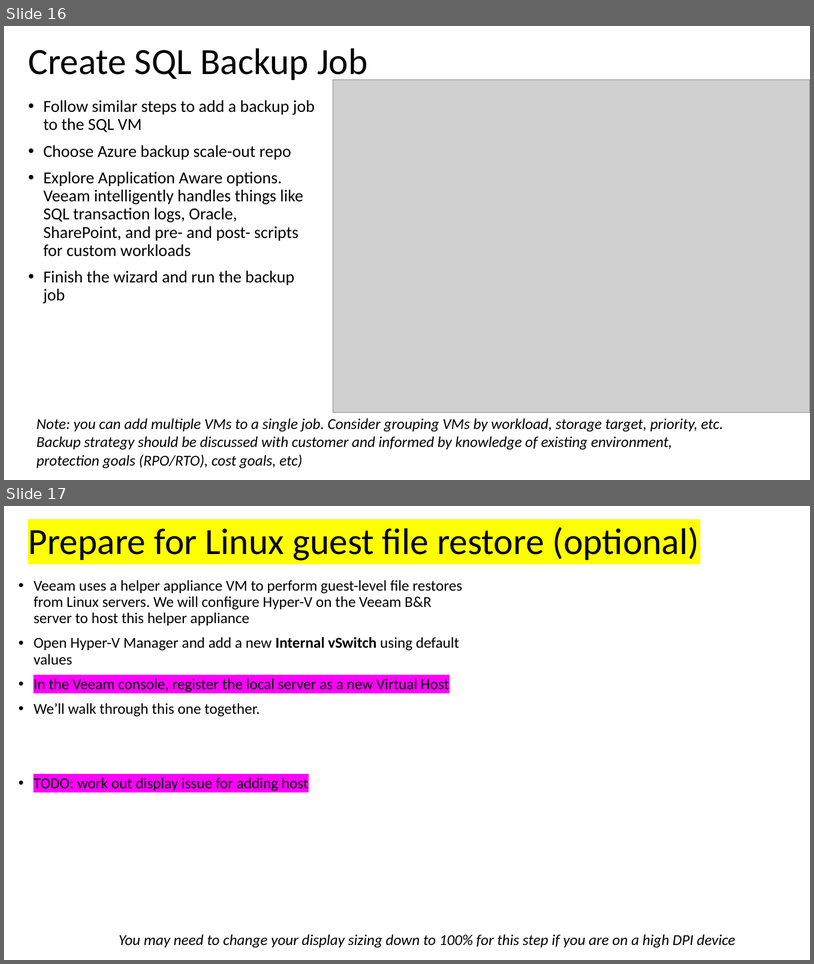
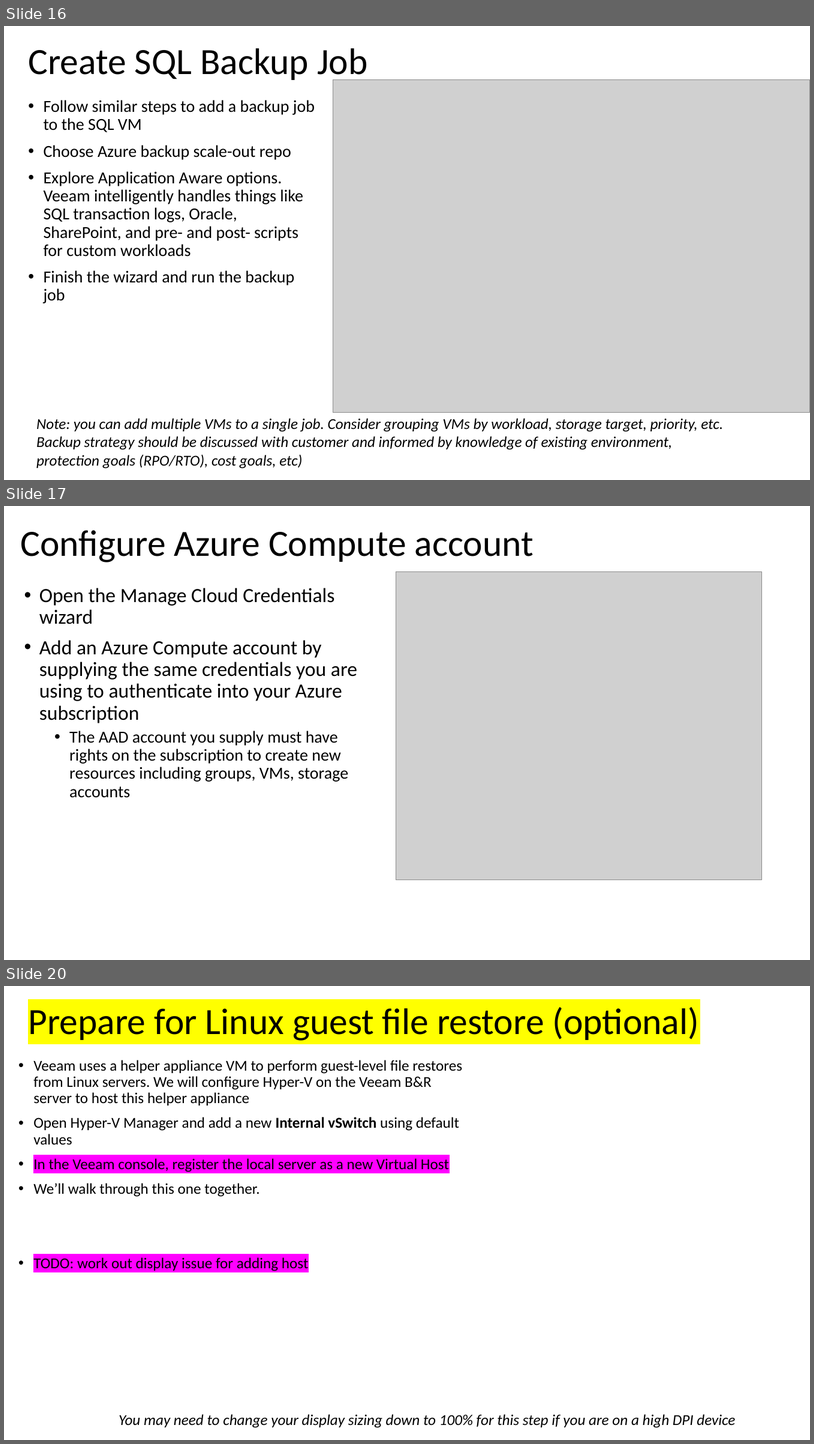
Before and after one commit to dkirby-ms/VeeamOnAzureLab, a slide deck: Veeam Lab Guide.pptx. Shown one above the other, each under a label of ours: slides 16 and 17 before the commit, slides 16, 17 and 20 after it; the slides between them are not shown. The pictures are 814x964 and 814x1444 pixels, drawn with LibreOffice and Linux fonts; fonts in the diff are those of the drawing; grey boxes stand for pictures. Boxes give left, top, right and bottom in pixels: in the first picture for what was removed or moved away, otherwise in the second. Text is boxed around its words. In the diff, an @@ line names an element or a change of style, - is before the commit and + after.

```diff
--- a/Veeam Lab Guide.pptx
+++ b/Veeam Lab Guide.pptx
@@ slide 17 added at bbox=[4, 506, 810, 960], background #FFFFFF @@
@@ title added at bbox=[20, 530, 534, 562], 44 pt, text #000000 @@
+Configure Azure Compute account
@@ picture added at bbox=[396, 572, 762, 880] @@
@@ text added at bbox=[39, 588, 357, 798], 24 pt, text #000000 @@
+• Open the Manage Cloud Credentials wizard
+• Add an Azure Compute account by supplying the same credentials you are using to authenticate into your Azure subscription
+  • The AAD account you supply must have rights on the subscription to create new resources including groups, VMs, storage accounts
@@ what was slide 17 is now slide 20 @@
```
Also in this commit, not shown: 1 slide changed, 2 other slides added, 2 slides removed.
